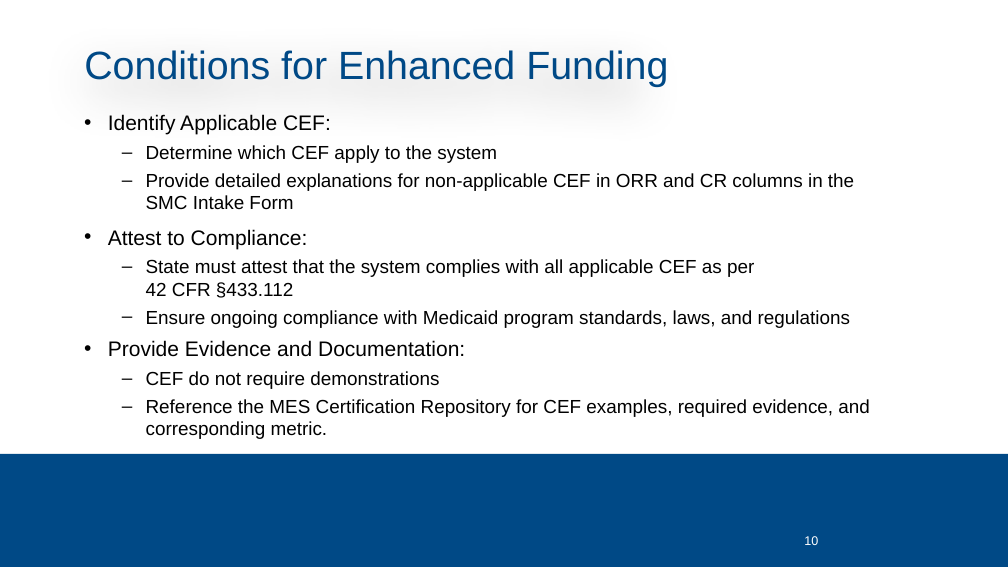
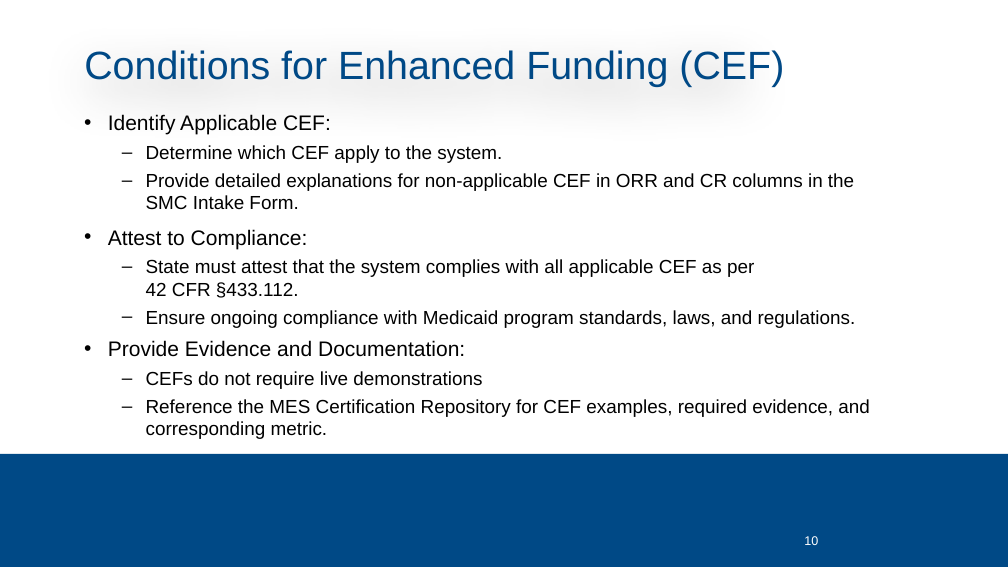
Before and after one commit to CMSgov/CMCS-DSG-DSS-Certification-Staging, a slide deck: slide 10 of SMC Kickoff Deck.pptx. Drawn at 1008x567 pixels with LibreOffice and Linux fonts; fonts in the diff are those of the drawing; background and template pictures are left out. Boxes give left, top, right and bottom in pixels: in the first picture for what was removed or moved away, otherwise in the second. Text is boxed around its words. In the diff, an @@ line names an element or a change of style, - is before the commit and + after.

```diff
--- a/SMC Kickoff Deck.pptx
+++ b/SMC Kickoff Deck.pptx
@@ title at [84, 50, 784, 87]: text changed @@
-Conditions for Enhanced Funding
+Conditions for Enhanced Funding (CEF)
@@ text at [146, 145, 854, 210]: text changed @@
-  – Determine which CEF apply to the system
-  – Provide detailed explanations for non-applicable CEF in ORR and CR columns in the SMC Intake Form
+  – Determine which CEF apply to the system.
+  – Provide detailed explanations for non-applicable CEF in ORR and CR columns in the SMC Intake Form.
@@ text at [146, 259, 856, 328]: text changed @@
-  – State must attest that the system complies with all applicable CEF as per
-    42 CFR §433.112
-  – Ensure ongoing compliance with Medicaid program standards, laws, and regulations
+  – State must attest that the system complies with all applicable CEF as per
+    42 CFR §433.112.
+  – Ensure ongoing compliance with Medicaid program standards, laws, and regulations.
@@ text at [146, 371, 482, 389]: text changed @@
-  – CEF do not require demonstrations
+  – CEFs do not require live demonstrations
```
Also in this commit, not shown: 25 other slides changed, 2 slides added, 3 slides removed.
